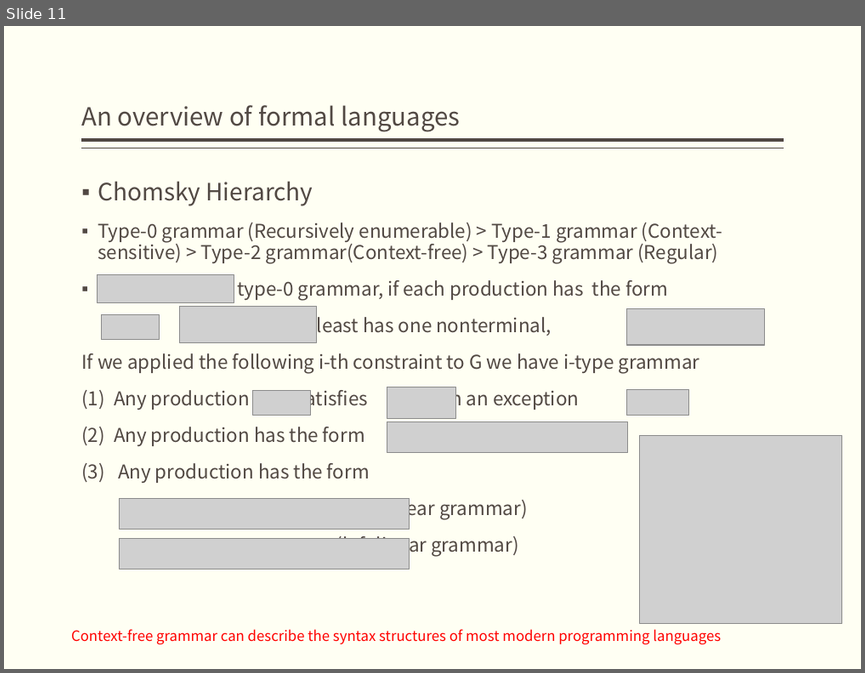
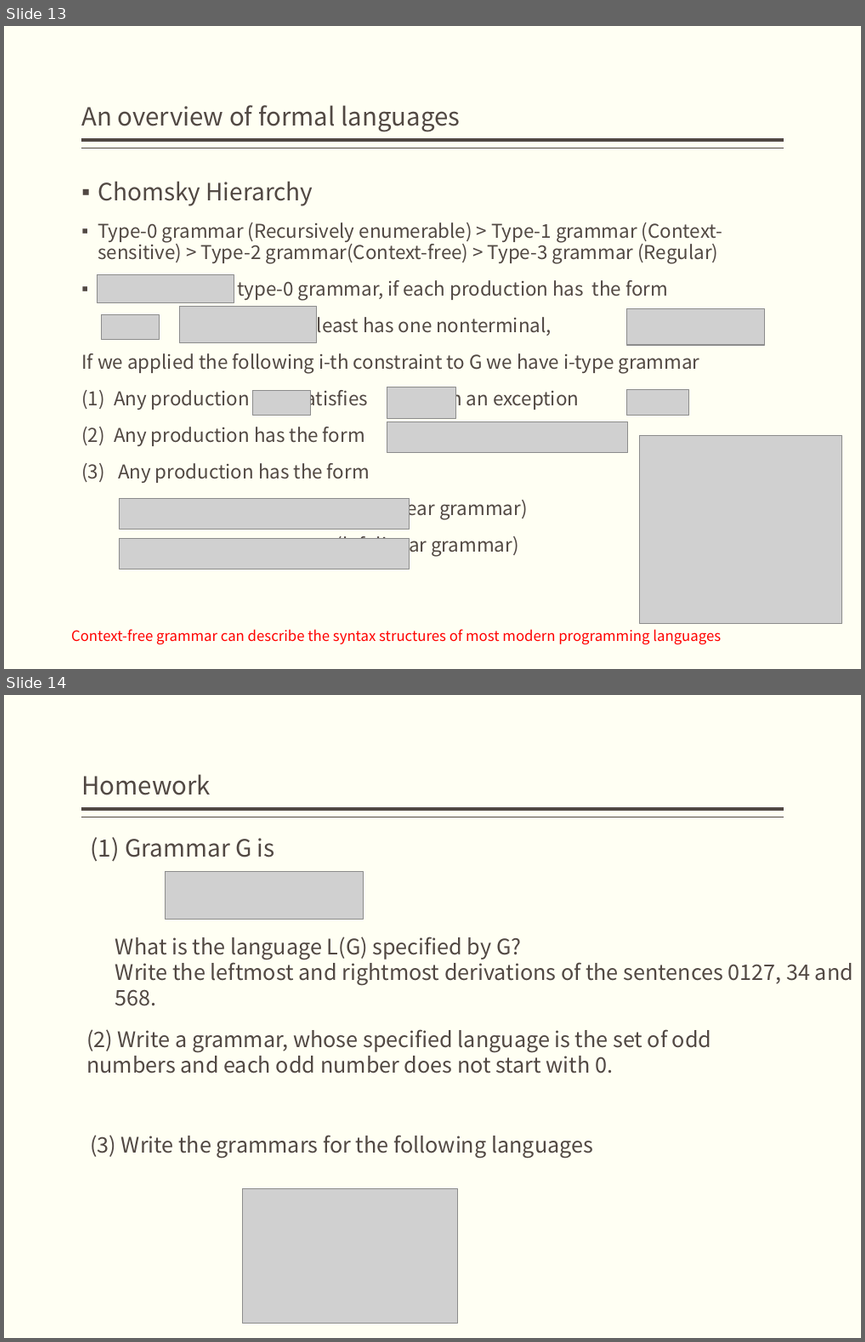
Before and after one commit to bonkboykz/jz81.github.io, a slide deck: course/compiler/LectureNotes/(Spring2017)Lecture2.pptx. Shown one above the other, each under a label of ours: slide 11 before the commit, slides 13 and 14 after it. The pictures are 865x673 and 865x1342 pixels, drawn with LibreOffice and Linux fonts; fonts in the diff are those of the drawing; grey boxes stand for pictures. Boxes give left, top, right and bottom in pixels: in the first picture for what was removed or moved away, otherwise in the second. Text is boxed around its words. In the diff, an @@ line names an element or a change of style, - is before the commit and + after.

```diff
--- a/course/compiler/LectureNotes/(Spring2017)Lecture2.pptx
+++ b/course/compiler/LectureNotes/(Spring2017)Lecture2.pptx
@@ slide 14 added at box(4, 695, 861, 1338), background #FFFFF3; not listed: 2 template elements that a slide beside it also shows @@
@@ title added at box(81, 774, 211, 795), 21 pt, text #514843 @@
+Homework
@@ text added at box(90, 837, 275, 862), 20 pt, text #514843 @@
+(1) Grammar G is
@@ picture added at box(166, 872, 363, 919) @@
@@ text added at box(115, 936, 853, 985), 18 pt, text #514843 @@
+What is the language L(G) specified by G?
+Write the leftmost and rightmost derivations of the sentences 0127, 34 and 568.
@@ text added at box(86, 1029, 711, 1073), 18 pt, text #514843 @@
+(2) Write a grammar, whose specified language is the set of odd numbers and each odd number does not start with 0.
@@ text added at box(90, 1134, 593, 1157), 18 pt, text #514843 @@
+(3) Write the grammars for the following languages
@@ picture added at box(242, 1189, 457, 1323) @@
@@ what was slide 11 is now slide 13 @@
```
Also in this commit, not shown: 2 other slides added.
